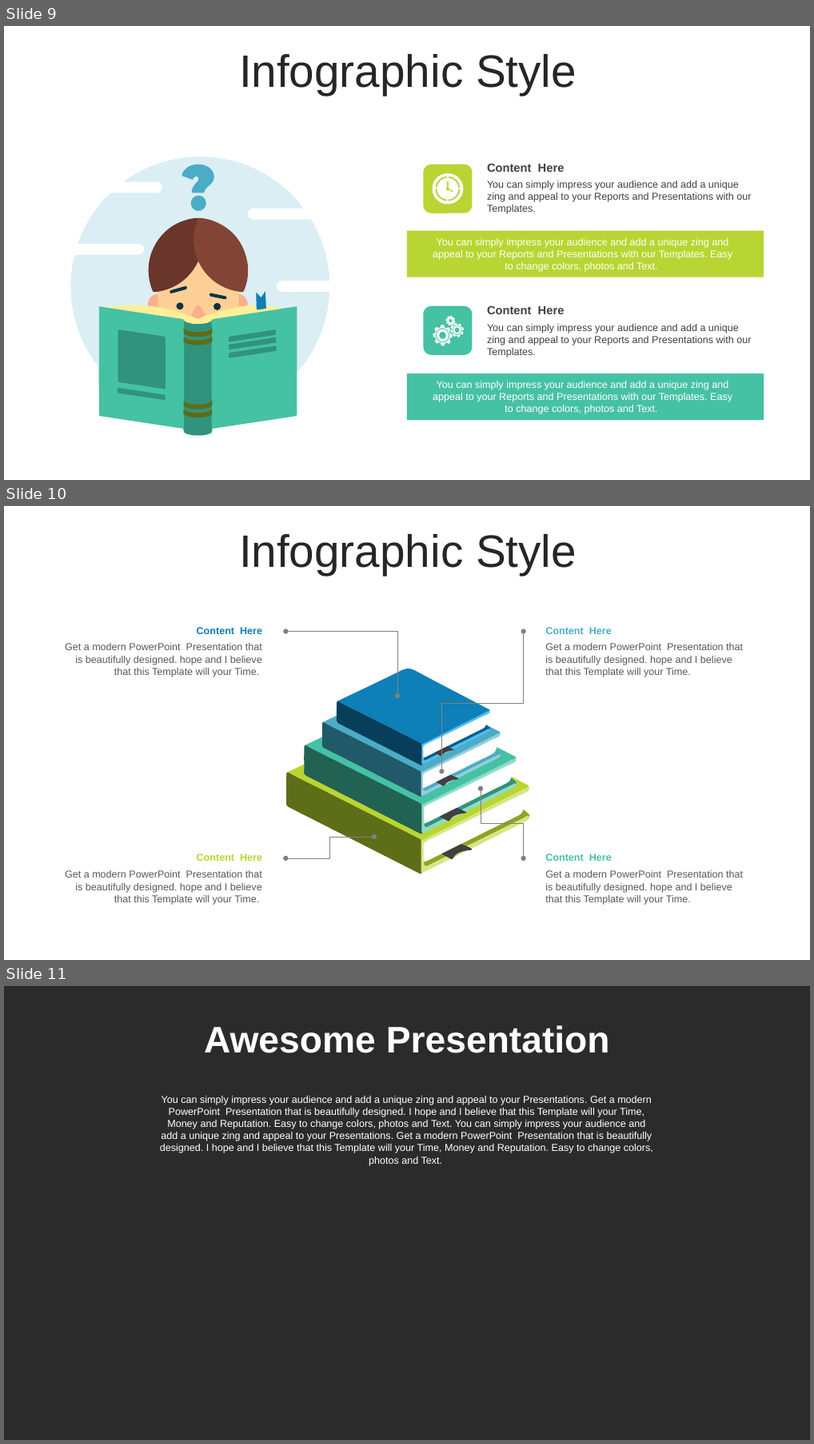
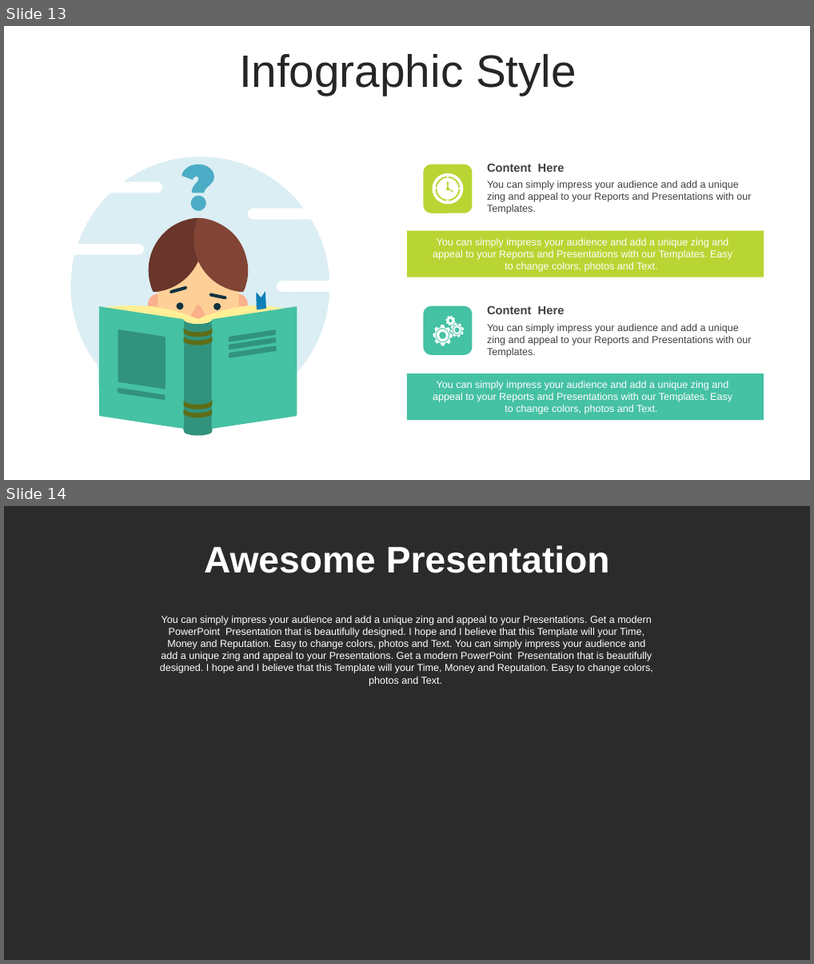
Before and after one commit to ridwan-bvk/SAKOLA-PASCA, a slide deck: SEMESTER2/METODE PENELITIAN/TUGAS/PRESENTASI - PROPOSAL THESIS.pptx. Shown one above the other, each under a label of ours: slides 9, 10 and 11 before the commit, slides 13 and 14 after it. The pictures are 814x1444 and 814x964 pixels, drawn with LibreOffice and Linux fonts; fonts in the diff are those of the drawing; background and template pictures are left out; a plain dark background stands for a picture behind light text. Boxes give left, top, right and bottom in pixels: in the first picture for what was removed or moved away, otherwise in the second. Text is boxed around its words. In the diff, an @@ line names an element or a change of style, - is before the commit and + after.

```diff
--- a/SEMESTER2/METODE PENELITIAN/TUGAS/PRESENTASI - PROPOSAL THESIS.pptx
+++ b/SEMESTER2/METODE PENELITIAN/TUGAS/PRESENTASI - PROPOSAL THESIS.pptx
@@ slide 10 removed at box(4, 506, 810, 960), background #FFFFFF @@
@@ text removed at box(239, 534, 577, 575) @@
-Infographic Style
@@ text removed at box(65, 643, 262, 677) @@
-Get a modern PowerPoint Presentation that is beautifully designed. hope and I believe that this Template will your Time.
@@ text removed at box(197, 627, 262, 634) @@
-Content Here
@@ elbow double arrow removed from (286, 632) to (398, 696) @@
@@ elbow double arrow removed from (524, 632) to (442, 771) @@
@@ text removed at box(546, 627, 612, 634) @@
-Content Here
@@ text removed at box(546, 643, 743, 677) @@
-Get a modern PowerPoint Presentation that is beautifully designed. hope and I believe that this Template will your Time.
@@ group removed at box(286, 668, 530, 874): 28 freeform shapes @@
@@ elbow double arrow removed from (524, 858) to (481, 788) @@
@@ elbow double arrow removed from (286, 858) to (374, 836) @@
@@ text removed at box(197, 853, 262, 860) @@
-Content Here
@@ text removed at box(546, 853, 612, 860) @@
-Content Here
@@ text removed at box(65, 870, 262, 904) @@
-Get a modern PowerPoint Presentation that is beautifully designed. hope and I believe that this Template will your Time.
@@ text removed at box(546, 870, 743, 904) @@
-Get a modern PowerPoint Presentation that is beautifully designed. hope and I believe that this Template will your Time.
@@ what was slide 9 is now slide 13 @@
@@ what was slide 11 is now slide 14 @@
```
Also in this commit, not shown: 4 slides added, 1 other slide removed, 1 other file.
